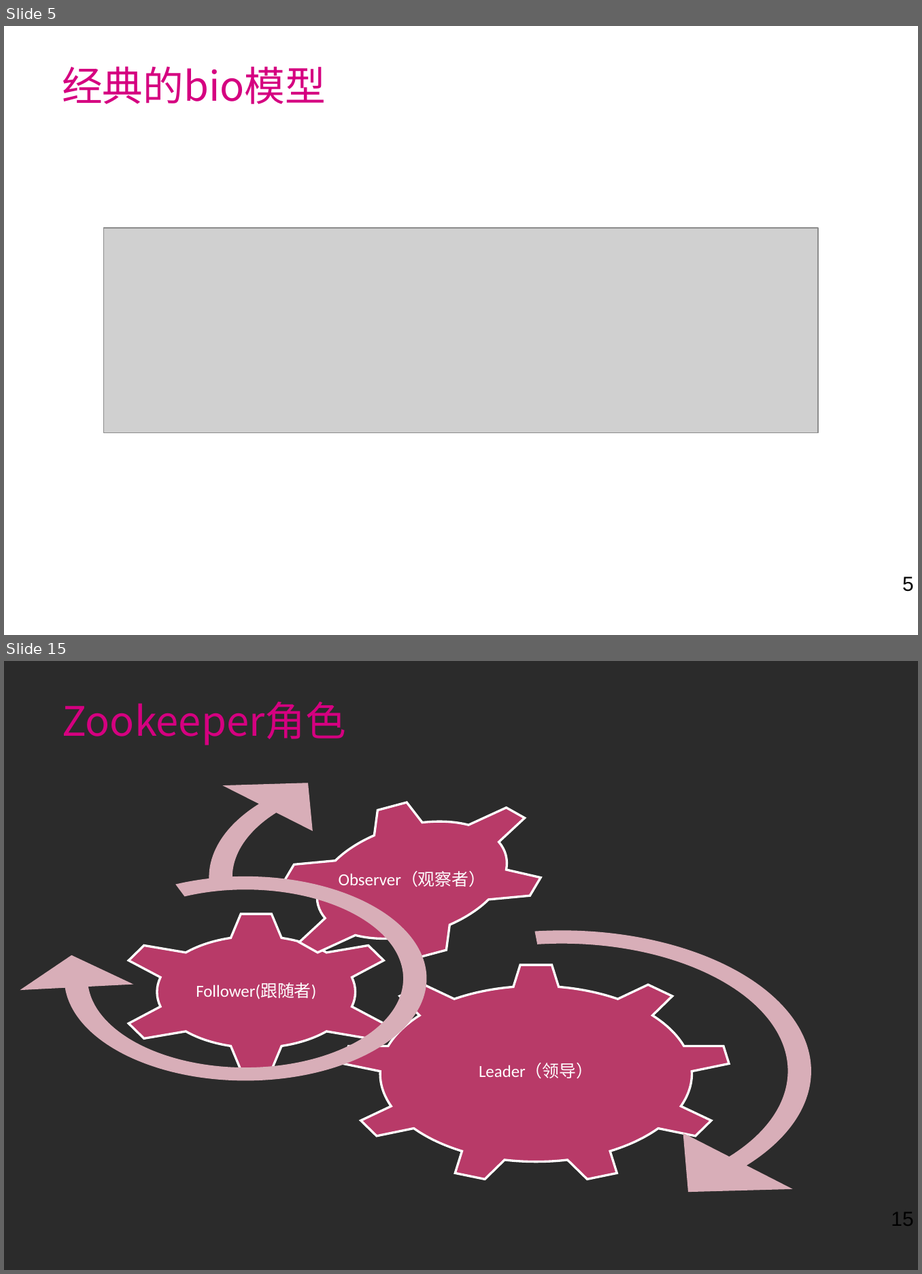
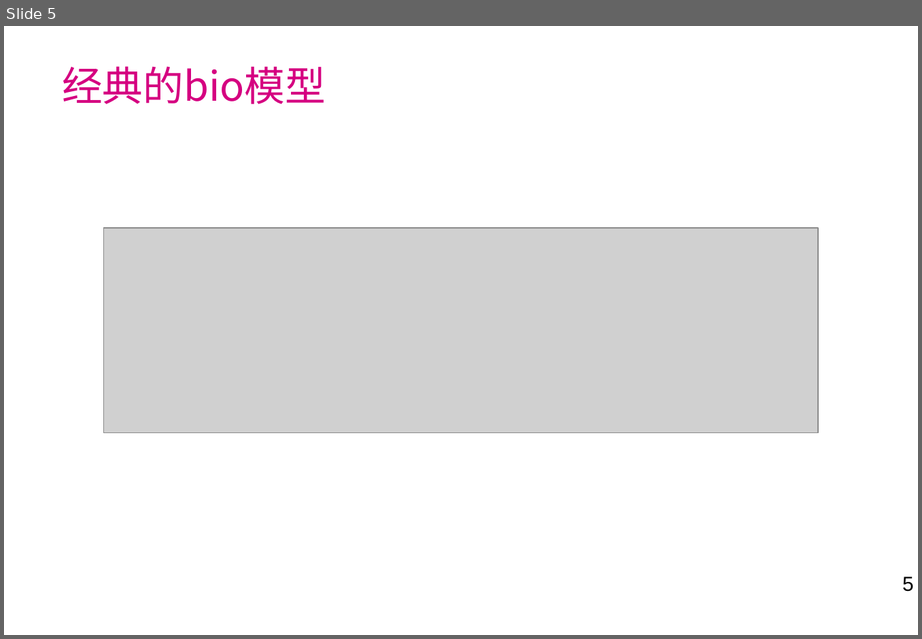
Before and after one commit to laienliang/netty-demo, a slide deck: doc/netty学习分享.ppt. Shown one above the other, each under a label of ours: slides 5 and 15 before the commit, slide 5 after it; the slides between them are not shown. The pictures are 922x1274 and 922x639 pixels, drawn with LibreOffice and Linux fonts; fonts in the diff are those of the drawing; grey boxes stand for pictures; background and template pictures are left out; a plain dark background stands for a picture behind light text. Boxes give left, top, right and bottom in pixels: in the first picture for what was removed or moved away, otherwise in the second. Text is boxed around its words. In the diff, an @@ line names an element or a change of style, - is before the commit and + after.

```diff
--- a/doc/netty学习分享.ppt
+++ b/doc/netty学习分享.ppt
@@ slide 15 removed at (4,661,918,1270), background picture (left out); not listed: 1 template element that a slide beside it also shows @@
@@ title removed at (62,701,346,745) @@
-Zookeeper角色
@@ group removed at (64,768,811,1212): 6 freeform shapes, 3 texts @@
-Leader（领导）
-Follower(跟随者)
-Observer（观察者）
```
Also in this commit, not shown: 16 slides added, 32 other slides removed, 27 other files.
